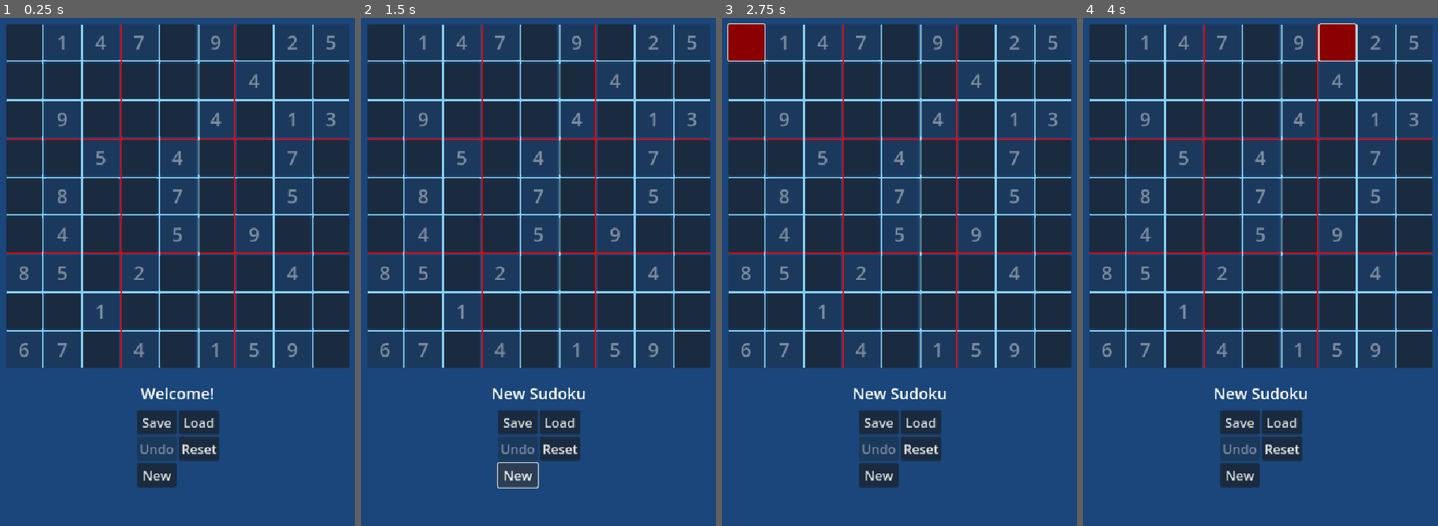
Above: before the commit, frames 1-4 (left to right).
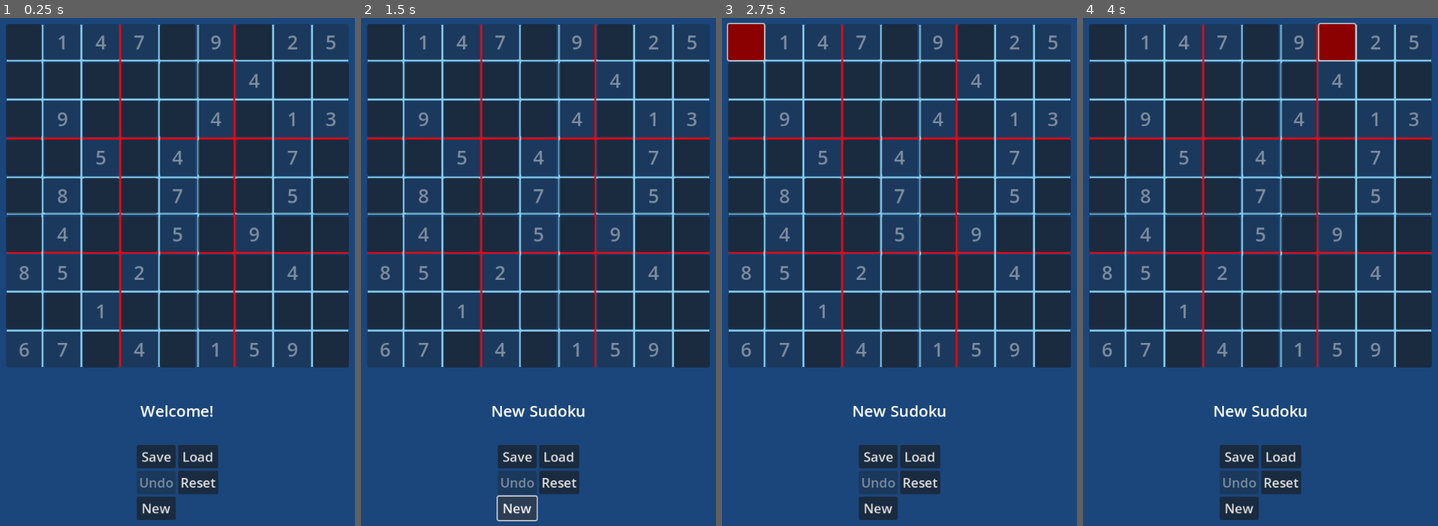
Above: after the commit, the same moments.

Repository: Ercan-Ozturk/sudokuapp
Game: Godot game, scene res://sudoku.tscn
The game is run twice, just before and just after one commit, with the same random seed, the same clock (stepped at 60 frames per second) and the same inputs.
Inputs (mouse positions are in pixels of both pictures, inside the frame that each line leads up to):
- Up to frame 1 (0.25 s): no input
- Up to frame 2 (1.5 s): click "New" at 0.5 s; click "New" at 1.25 s
- Up to frame 3 (2.75 s): click (746, 43) at 2.02 s
- Up to frame 4 (4 s): click (1260, 43) at 2.77 s; click (1338, 43) at 3.52 s

The runs differ from the first frame. In frame 1, 10% of the frame differs, in the area x 1-99%, y 1-99%; in frame 2, 11%; in frame 3, 11%; in frame 4, 11%, in the area x 1-99%, y 0-99%.

Commit message:
Dynamic resolution is added

Diff:
--- a/project.godot
+++ b/project.godot
@@ -19,7 +19,8 @@
 
 window/size/viewport_width=720
 window/size/viewport_height=1000
-window/stretch/mode="canvas_items"
+window/stretch/mode="viewport"
+window/stretch/aspect="keep_width"
 window/handheld/orientation=1
 
 [global_group]
--- a/sudoku.tscn
+++ b/sudoku.tscn
@@ -8,28 +8,27 @@
 script = ExtResource("1_rdrvq")
 
 [node name="GridContainer" type="GridContainer" parent="."]
-anchors_preset = 8
-anchor_left = 0.5
-anchor_top = 0.5
-anchor_right = 0.5
-anchor_bottom = 0.5
+anchors_preset = -1
 offset_left = 360.0
 offset_top = 360.0
 offset_right = 360.0
 offset_bottom = 360.0
 grow_horizontal = 2
 grow_vertical = 2
+size_flags_horizontal = 6
+size_flags_vertical = 6
 columns = 9
+metadata/_edit_use_anchors_ = true
 
 [node name="CanvasLayer" type="CanvasLayer" parent="."]
 follow_viewport_enabled = true
 
 [node name="GameStatusText" type="RichTextLabel" parent="CanvasLayer"]
 anchors_preset = -1
-anchor_left = 0.0833333
-anchor_top = 0.67
-anchor_right = 0.916667
-anchor_bottom = 0.72
+anchor_top = 0.7
+anchor_right = 1.0
+anchor_bottom = 0.85
+offset_bottom = -100.0
 grow_horizontal = 2
 grow_vertical = 0
 size_flags_vertical = 6
@@ -94,13 +93,14 @@
 
 [node name="Controls" type="GridContainer" parent="CanvasLayer"]
 anchors_preset = -1
-anchor_left = 0.405556
-anchor_top = 0.72
-anchor_right = 0.594444
-anchor_bottom = 0.845
+anchor_left = 0.5
+anchor_top = 1.0
+anchor_right = 0.5
+anchor_bottom = 1.0
+offset_bottom = -100.0
 grow_horizontal = 2
 grow_vertical = 0
-size_flags_horizontal = 4
+size_flags_horizontal = 6
 size_flags_vertical = 4
 columns = 2
 
